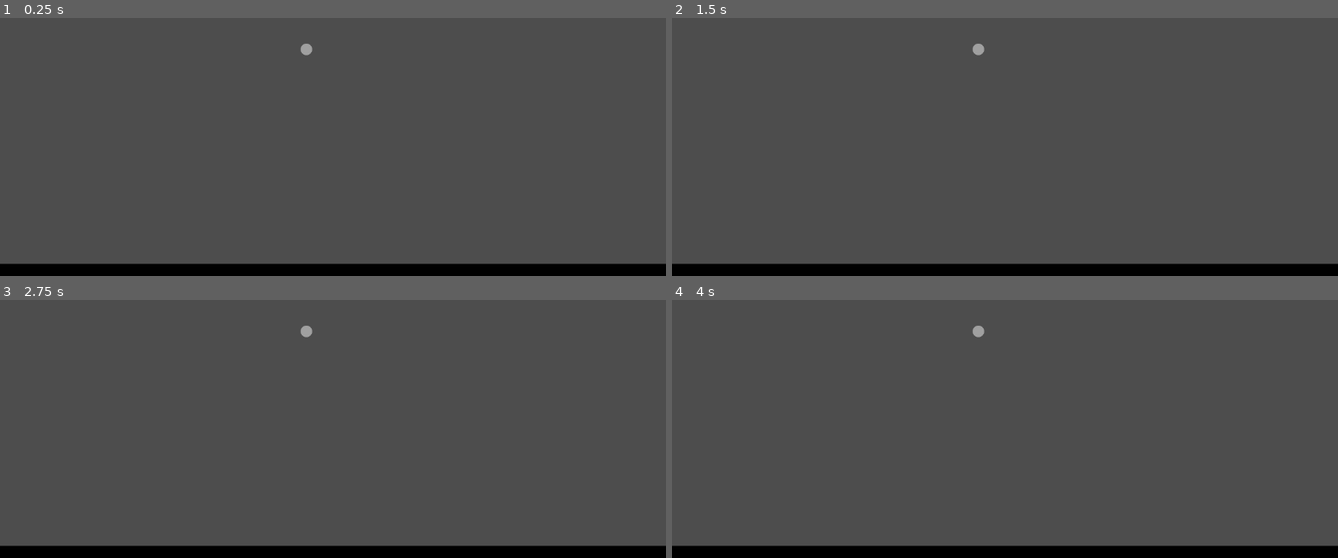
Above: before the commit, frames 1-4 (two rows, left to right).
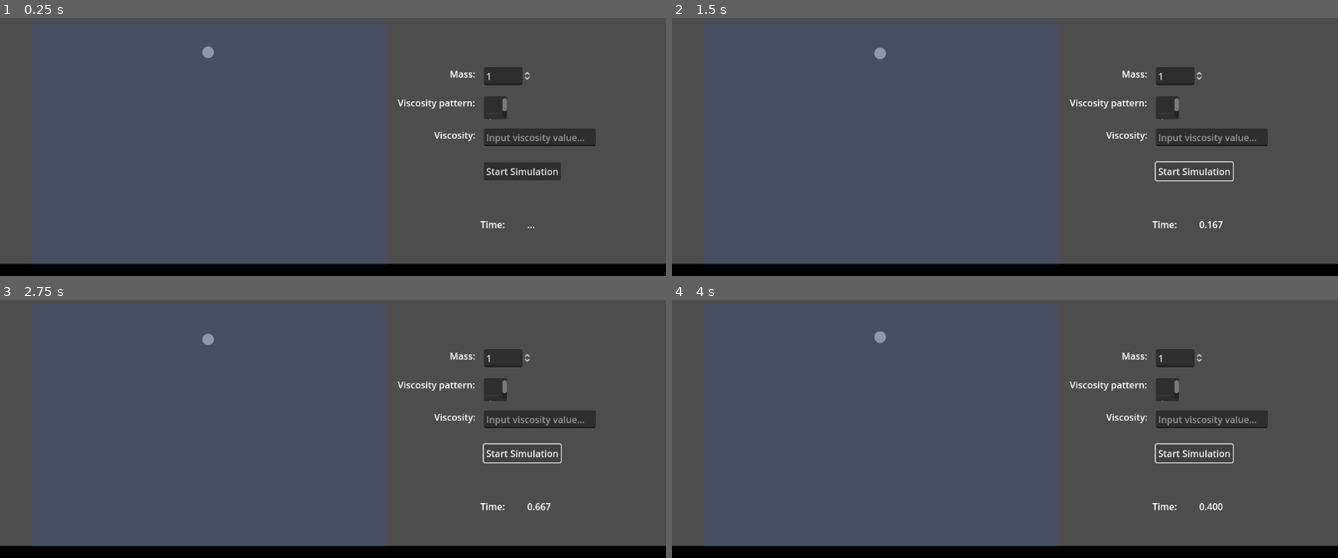
Above: after the commit, the same moments.

Repository: NemoNology/Computer-Modeling
Game: Godot game, scene res://main_scene.tscn
Two runs of this game, one before a commit and one after it. Both use one fixed random seed, a clock stepped at 60 frames per second and the inputs below.
Inputs (mouse positions are in pixels of both pictures, inside the frame that each line leads up to):
- Up to frame 1 (0.25 s): no input
- Up to frame 2 (1.5 s): click (1191, 170) at 0.5 s, where only the run after the commit has a clickable "Start Simulation"; click (1191, 170) at 1.25 s, where only the run after the commit has a clickable "Start Simulation"
- Up to frame 3 (2.75 s): click (519, 452) at 2 s, where only the run after the commit has a clickable "Start Simulation"
- Up to frame 4 (4 s): tap Enter at 2.75 s; tap Space at 3.5 s

The runs differ from the first frame. In frame 1, 3.3% of the frame differs, in the area x 4-90%, y 10-96%; in frame 2, 2.9%; in frame 3, 2.9%; in frame 4, 2.9%.
Error before the commit: Parse Error: Identifier "G" not declared in the current scope. (res://sphere.gd:11)

Commit message:
Build 0.3

Diff:
--- /dev/null
+++ b/Lab-s/2/Godot/Time.gd
@@ -0,0 +1,6 @@
+extends Label
+
+
+func _on_sphere_on_simulate_process(time):
+
+	text = "%5.3f" % time;
--- a/Lab-s/2/Godot/main_scene.tscn
+++ b/Lab-s/2/Godot/main_scene.tscn
@@ -1,6 +1,7 @@
-[gd_scene load_steps=5 format=3 uid="uid://dche2t3c4e4hr"]
+[gd_scene load_steps=8 format=3 uid="uid://dche2t3c4e4hr"]
 
 [ext_resource type="PackedScene" uid="uid://ci0lpcutklqex" path="res://sphere.tscn" id="1_thxsw"]
+[ext_resource type="Script" path="res://Time.gd" id="2_ofql5"]
 
 [sub_resource type="RectangleShape2D" id="RectangleShape2D_vj3s2"]
 size = Vector2(1227.5, 35.5)
@@ -11,6 +12,13 @@
 
 [sub_resource type="GradientTexture1D" id="GradientTexture1D_24l17"]
 gradient = SubResource("Gradient_8d1gt")
+
+[sub_resource type="Gradient" id="Gradient_lp1yg"]
+offsets = PackedFloat32Array(0.526946)
+colors = PackedColorArray(0.0980392, 0.341176, 1, 1)
+
+[sub_resource type="GradientTexture1D" id="GradientTexture1D_frxp0"]
+gradient = SubResource("Gradient_lp1yg")
 
 [node name="MainScene" type="Node2D"]
 
@@ -25,4 +33,106 @@
 texture = SubResource("GradientTexture1D_24l17")
 
 [node name="Sphere" parent="." instance=ExtResource("1_thxsw")]
-position = Vector2(530, 255)
+position = Vector2(360, 260)
+
+[node name="Environment" type="Sprite2D" parent="."]
+modulate = Color(1, 1, 1, 0.117647)
+position = Vector2(362, 419)
+scale = Vector2(2.4, 420)
+texture = SubResource("GradientTexture1D_frxp0")
+
+[node name="Button" type="Button" parent="."]
+offset_left = 837.0
+offset_top = 451.0
+offset_right = 970.0
+offset_bottom = 482.0
+text = "Start Simulation"
+
+[node name="Mass" type="Control" parent="."]
+layout_mode = 3
+anchors_preset = 0
+offset_right = 40.0
+offset_bottom = 40.0
+
+[node name="MassInput" type="SpinBox" parent="Mass"]
+offset_left = 837.0
+offset_top = 286.0
+offset_right = 920.063
+offset_bottom = 317.0
+max_value = 1000.0
+step = 0.1
+value = 1.0
+
+[node name="Label3" type="Label" parent="Mass"]
+offset_left = 751.0
+offset_top = 286.0
+offset_right = 823.0
+offset_bottom = 312.0
+text = "Mass:"
+horizontal_alignment = 2
+
+[node name="Viscosity" type="Control" parent="."]
+layout_mode = 3
+anchors_preset = 0
+offset_right = 40.0
+offset_bottom = 40.0
+
+[node name="Label2" type="Label" parent="Viscosity"]
+offset_left = 751.0
+offset_top = 392.0
+offset_right = 823.0
+offset_bottom = 418.0
+text = "Viscosity:"
+horizontal_alignment = 2
+
+[node name="ViscosityInput" type="LineEdit" parent="Viscosity"]
+offset_left = 837.0
+offset_top = 392.0
+offset_right = 1030.77
+offset_bottom = 423.0
+placeholder_text = "Input viscosity value..."
+expand_to_text_length = true
+
+[node name="Label4" type="Label" parent="Viscosity"]
+offset_left = 688.0
+offset_top = 336.0
+offset_right = 822.0
+offset_bottom = 362.0
+text = "Viscosity pattern:"
+horizontal_alignment = 2
+
+[node name="ViscosityPatternInput" type="ItemList" parent="Viscosity"]
+layout_mode = 0
+offset_left = 837.0
+offset_top = 336.0
+offset_right = 877.0
+offset_bottom = 376.0
+item_count = 2
+same_column_width = true
+item_0/text = "Water"
+item_1/text = "Air"
+
+[node name="Time2" type="Control" parent="."]
+layout_mode = 3
+anchors_preset = 0
+offset_left = 56.0
+offset_right = 96.0
+offset_bottom = 40.0
+
+[node name="Label" type="Label" parent="Time2"]
+offset_left = 775.0
+offset_top = 547.0
+offset_right = 818.0
+offset_bottom = 573.0
+text = "Time:"
+
+[node name="Time" type="Label" parent="Time2"]
+offset_left = 856.0
+offset_top = 547.0
+offset_right = 899.0
+offset_bottom = 573.0
+text = "..."
+script = ExtResource("2_ofql5")
+
+[connection signal="OnSimulateProcess" from="Sphere" to="Time2/Time" method="_on_sphere_on_simulate_process"]
+[connection signal="pressed" from="Button" to="Sphere" method="SimulationStart"]
--- a/Lab-s/2/Godot/project.godot
+++ b/Lab-s/2/Godot/project.godot
@@ -14,3 +14,7 @@
 run/main_scene="res://main_scene.tscn"
 config/features=PackedStringArray("4.0", "Forward Plus")
 config/icon="res://icon.svg"
+
+[dotnet]
+
+project/assembly_name="Body fall in environment"
--- a/Lab-s/2/Godot/sphere.gd
+++ b/Lab-s/2/Godot/sphere.gd
@@ -1,16 +1,54 @@
 extends CharacterBody2D
 
+var posX = 360;
+var posY = 260;
 
-#export var G = 9.81
+var G = 9.81;
 
+var _speed;
+var _mass = 1;
+var _gravity;
+var _radius = 0.5;
+var _viscosity = 0.48e-5;
+
+var _time = 0.0;
+
+signal OnSimulationStop;
+signal OnSimulateProcess(newTime);
+
+
+func SimulationStart():
+
+	_time = 0.0;
+	position.x = posX;
+	position.y = posY;
+	_gravity = _mass * G;
+	_speed = (_gravity - (6 * PI * _viscosity * _radius)) / _mass;
+	velocity.y = _speed;
 
 
 func _physics_process(delta):
 
+	if (velocity.y == 0):
 
-	speed = delta * G;
+		return;
+
+	_speed = (_gravity - (6 * PI * _viscosity * _radius) * velocity.y) / _mass;
 
 	if not is_on_floor():
-		velocity.y += delta * 100;
+		velocity.y += delta * _speed;
 
 	move_and_slide()
+
+	OnSimulateProcess.emit(_time);
+	_time += delta;
+
+func SimulationStop():
+
+	velocity.y = 0;
+
+
+func _on_collision_body_entered(body):
+
+	OnSimulationStop.emit();
+	SimulationStop();
--- a/Lab-s/2/Godot/sphere.tscn
+++ b/Lab-s/2/Godot/sphere.tscn
@@ -8,10 +8,18 @@
 [node name="Sphere" type="CharacterBody2D"]
 script = ExtResource("1_qbcfw")
 
-[node name="CollisionShape2D" type="CollisionShape2D" parent="."]
+[node name="Sprite2D" type="Sprite2D" parent="."]
+scale = Vector2(0.4, 0.4)
+texture = ExtResource("2_8tpu6")
+
+[node name="CollisionShape2D2" type="CollisionShape2D" parent="."]
 shape = SubResource("CircleShape2D_vj5ng")
 one_way_collision_margin = 0.0
 
-[node name="Sprite2D" type="Sprite2D" parent="."]
-scale = Vector2(0.4, 0.4)
-texture = ExtResource("2_8tpu6")
+[node name="Collision" type="Area2D" parent="."]
+
+[node name="CollisionShape2D" type="CollisionShape2D" parent="Collision"]
+shape = SubResource("CircleShape2D_vj5ng")
+one_way_collision_margin = 0.0
+
+[connection signal="body_entered" from="Collision" to="." method="_on_collision_body_entered"]
Not shown, added: Lab-s/2/Godot/Body fall in environment.csproj
Not shown, added: Lab-s/2/Godot/Body fall in environment.sln
